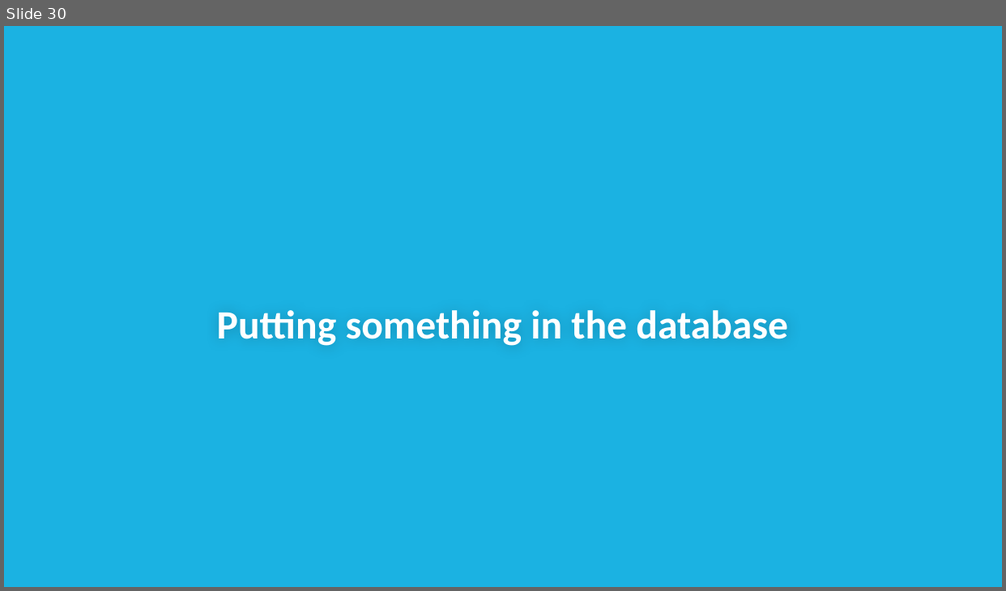
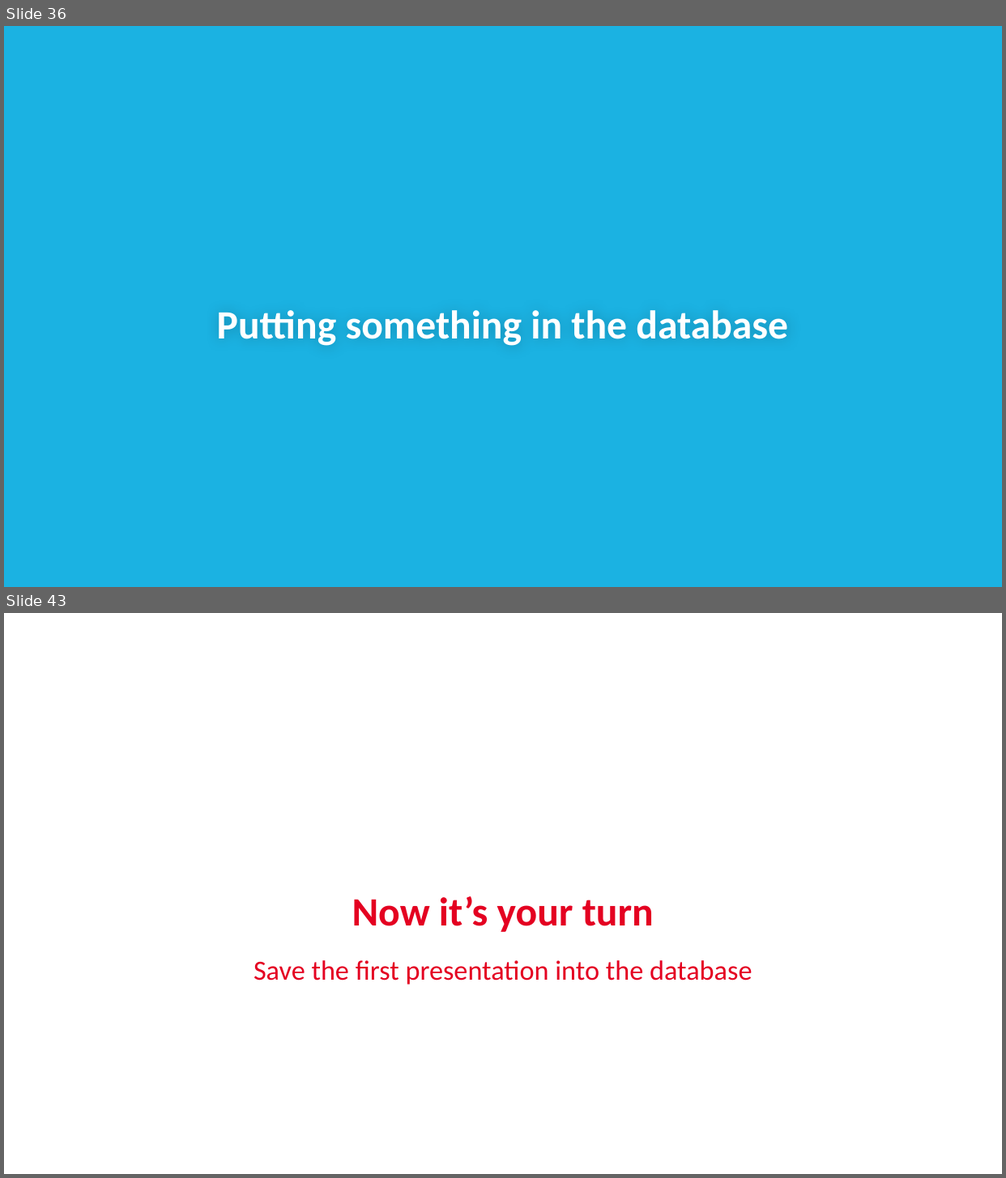
Before and after one commit to subalakr/workshop, a slide deck: mobile/presentations/first-app.pptx. Shown one above the other, each under a label of ours: slide 30 before the commit, slides 36 and 43 after it; the slides between them are not shown. The pictures are 1006x591 and 1006x1178 pixels, drawn with LibreOffice and Linux fonts; fonts in the diff are those of the drawing; background and template pictures are left out. Boxes give left, top, right and bottom in pixels: in the first picture for what was removed or moved away, otherwise in the second. Text is boxed around its words. In the diff, an @@ line names an element or a change of style, - is before the commit and + after.

```diff
--- a/mobile/presentations/first-app.pptx
+++ b/mobile/presentations/first-app.pptx
@@ slide 43 added at <box>4,613,1002,1174</box>, background #FFFFFF @@
@@ title added at <box>352,897,654,932</box>, 29 pt, text #E40121, bold @@
+Now it’s your turn
@@ subtitle added at <box>253,960,752,985</box>, 20 pt, text #E40121 @@
+Save the first presentation into the database
@@ what was slide 30 is now slide 36 @@
```
Also in this commit, not shown: 17 slides changed, 38 other slides added, 4 slides removed.
